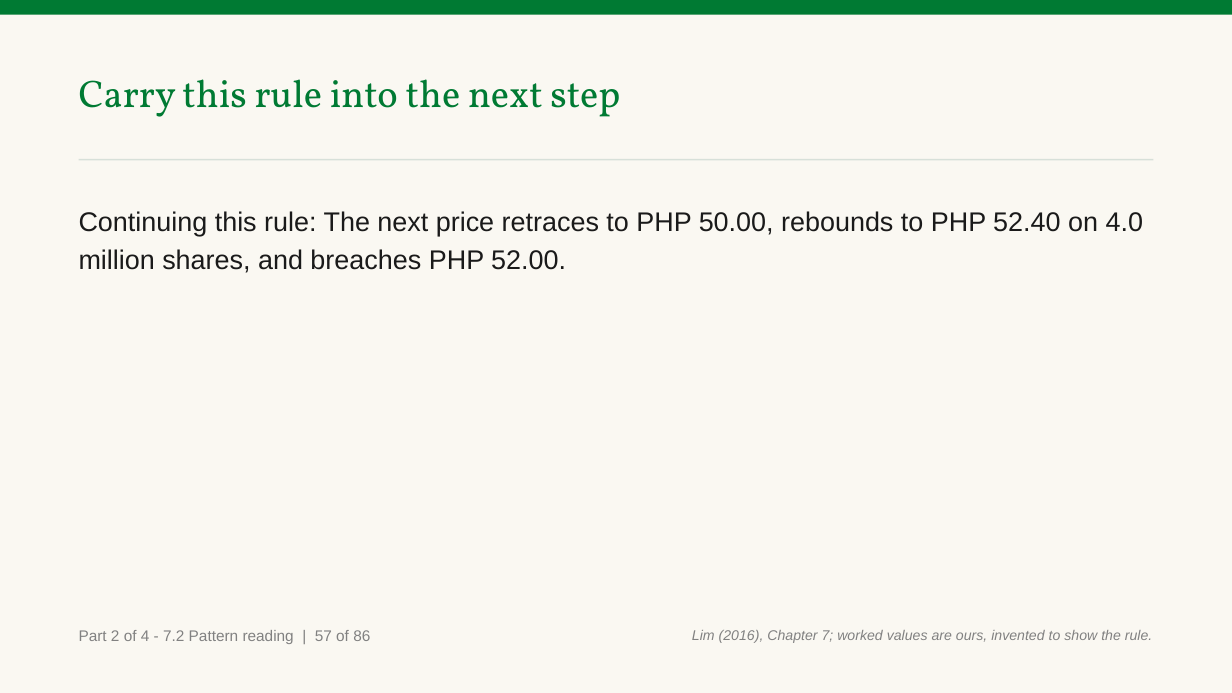
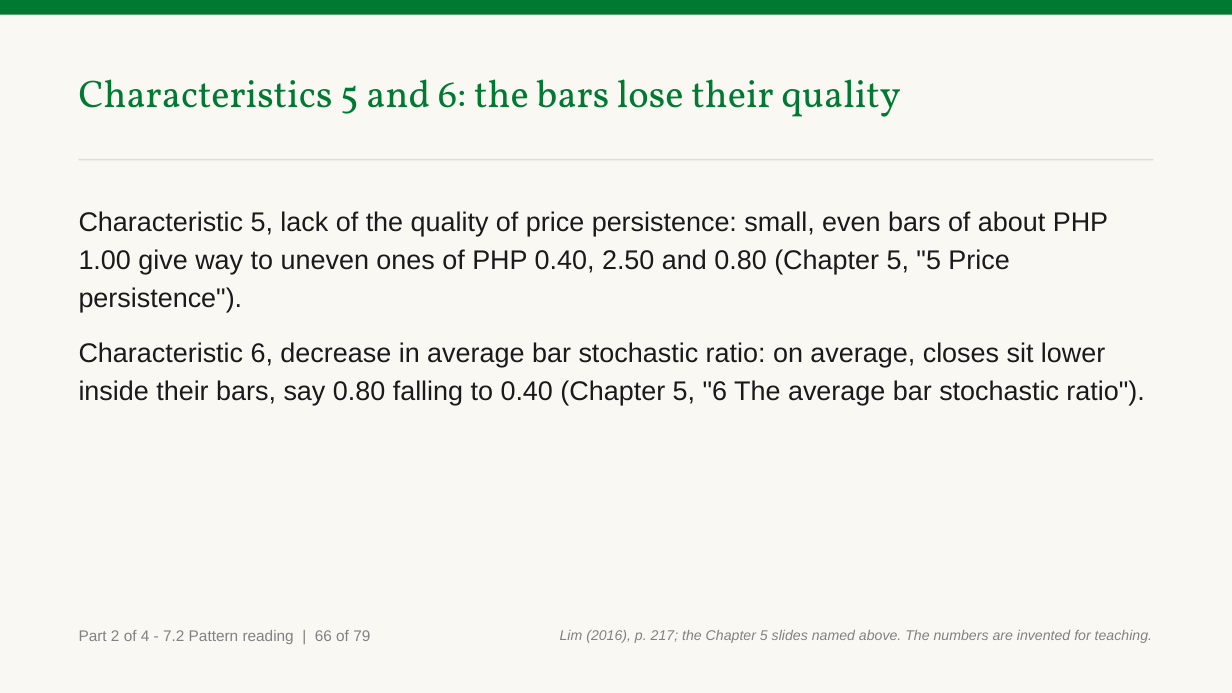
Before and after one commit to benjiesotelo-sudo/Telos_FIN1209, a slide deck: slide 113 of chapter-07/FIN1209-Chapter-07.pptx (slide 96 before the commit). Drawn at 1232x693 pixels with LibreOffice and Linux fonts; fonts in the diff are those of the drawing. Boxes give left, top, right and bottom in pixels: in the first picture for what was removed or moved away, otherwise in the second. Text is boxed around its words. In the diff, an @@ line names an element or a change of style, - is before the commit and + after.

Commit message:
feat(ch7): rebuild Part 2 as written slides, rebased onto the Part 1 rework (#47)
Rebased onto main e008182 as one commit; the previous branch history
(210bbcf to b8488bb) is kept on backup/fm-fin1209-ch7-p2-b8488bb.
Parts 1, 3 and 4 and every non-Part 2 chart are unchanged from main.

Part 2 (section 7.2) is written slide by slide: every single, double,
triple and multiple bar form of Figures 7.4 to 7.11 on its own slide with
the book's one drawing beside an invented chart, both continuation
patterns, the 16 characteristics recalled from Chapter 5, Figure 7.13 and
barrier proximity, with a check after each group.

Read 3 fixes: Figure 7.5 overview and Figure 7.8 form 3 crops keep Lim's
labels whole (a white display mask covers form 2's arrow, which no
straight cut can exclude); bullish multiple form 1's red box holds only
the narrow bars; Part 2 charts with no volume say "Prices are invented
for teaching." Figure 7.11 is 975 x 720 after its re-extraction.

```diff
--- a/chapter-07/FIN1209-Chapter-07.pptx
+++ b/chapter-07/FIN1209-Chapter-07.pptx
@@ text at [79, 79, 900, 117]: text changed @@
-Carry this rule into the next step
+Characteristics 5 and 6: the bars lose their quality
@@ text at [79, 211, 1144, 405]: text changed @@
-Continuing this rule: The next price retraces to PHP 50.00, rebounds to PHP 52.40 on 4.0 million shares, and breaches PHP 52.00.
+Characteristic 5, lack of the quality of price persistence: small, even bars of about PHP 1.00 give way to uneven ones of PHP 0.40, 2.50 and 0.80 (Chapter 5, "5 Price persistence").
+Characteristic 6, decrease in average bar stochastic ratio: on average, closes sit lower inside their bars, say 0.80 falling to 0.40 (Chapter 5, "6 The average bar stochastic ratio").
@@ text at [79, 630, 370, 644]: text changed @@
-Part 2 of 4 - 7.2 Pattern reading | 57 of 86
+Part 2 of 4 - 7.2 Pattern reading | 66 of 79
@@ text at [560, 630, 1152, 643]: text changed @@
-Lim (2016), Chapter 7; worked values are ours, invented to show the rule.
+Lim (2016), p. 217; the Chapter 5 slides named above. The numbers are invented for teaching.
```
Also in this commit, not shown: 106 other slides changed, 63 slides added, 64 slides removed, 6 other files.
